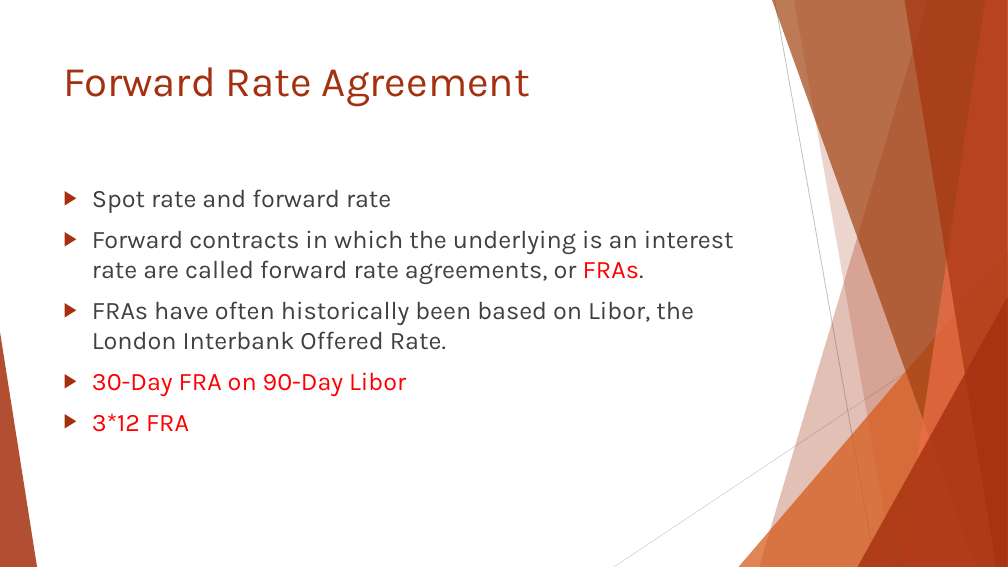
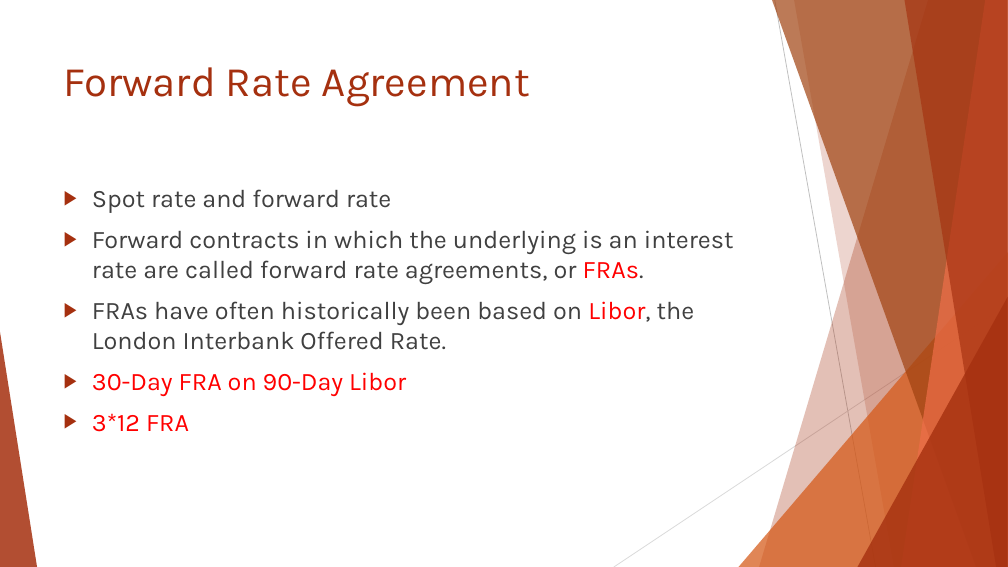
Before and after one commit to Isco0530/data, a slide deck: slide 20 of Reading 46.pptx. Drawn at 1008x567 pixels with LibreOffice and Linux fonts; fonts in the diff are those of the drawing. Boxes give left, top, right and bottom in pixels: in the first picture for what was removed or moved away, otherwise in the second. Text is boxed around its words. In the diff, an @@ line names an element or a change of style, - is before the commit and + after.

```diff
--- a/Reading 46.pptx
+++ b/Reading 46.pptx
@@ text at [92, 301, 695, 350]: text colour #404040 to #FF0000 in "Libor," @@
```
Also in this commit, not shown: 3 other slides changed, 3 slides added, 4 slides removed.
